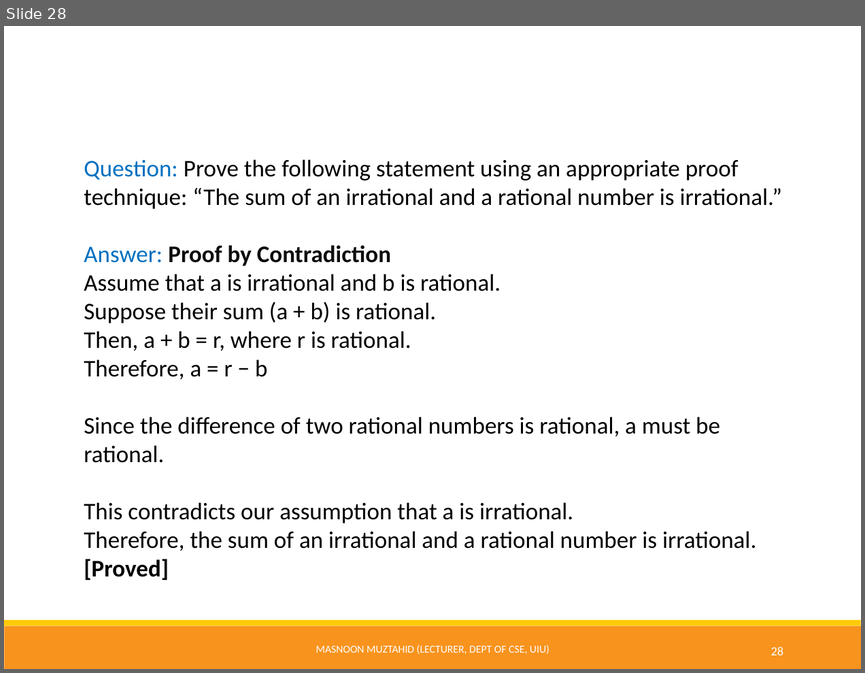
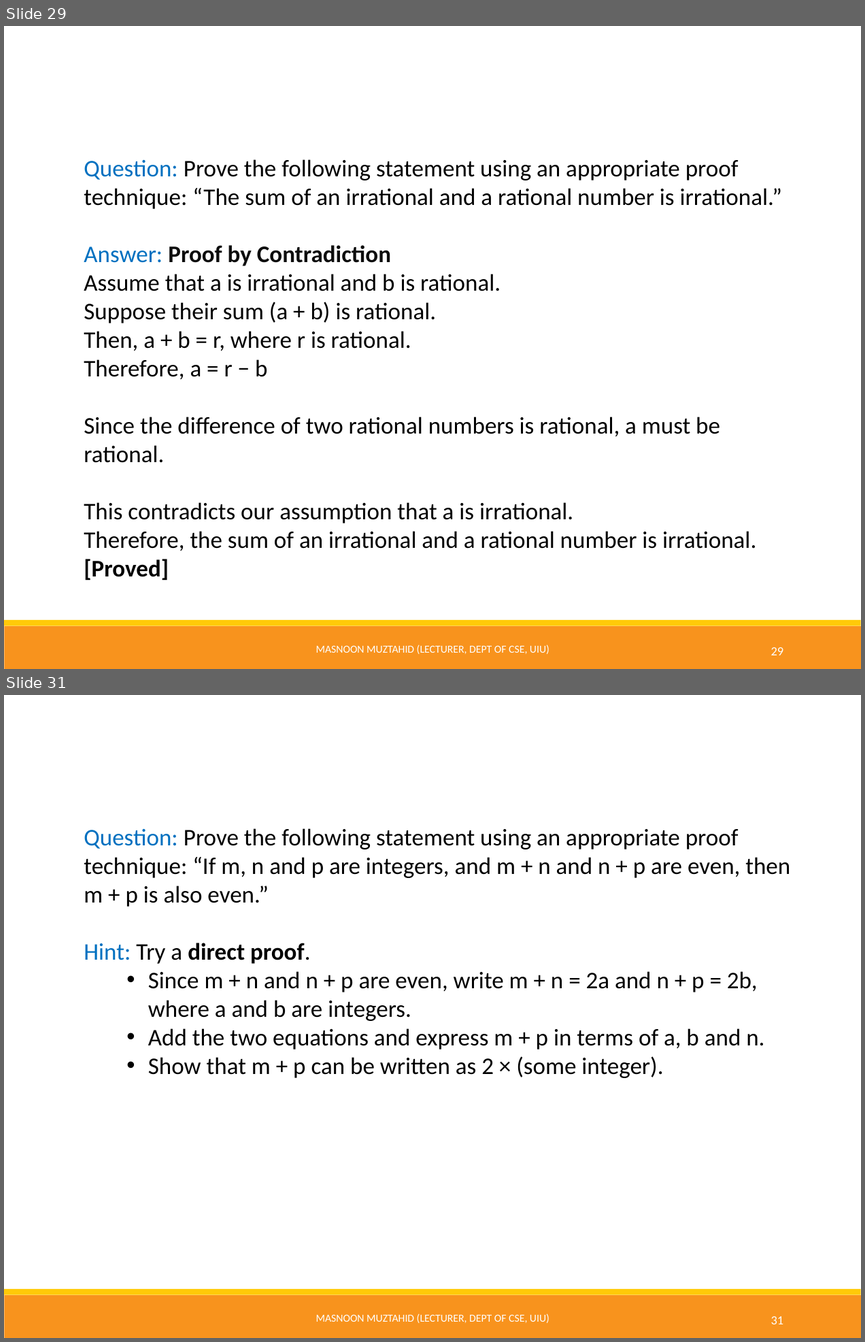
Before and after one commit to Muztahid202/UIU-Discrete_Math_Resources, a slide deck: Proof Technique.pptx. Shown one above the other, each under a label of ours: slide 28 before the commit, slides 29 and 31 after it; the slides between them are not shown. The pictures are 865x673 and 865x1342 pixels, drawn with LibreOffice and Linux fonts; fonts in the diff are those of the drawing. Boxes give left, top, right and bottom in pixels: in the first picture for what was removed or moved away, otherwise in the second. Text is boxed around its words. In the diff, an @@ line names an element or a change of style, - is before the commit and + after.

Commit message:
proof technique updated and sets added

```diff
--- a/Proof Technique.pptx
+++ b/Proof Technique.pptx
@@ slide 31 added at box(4, 695, 861, 1338), background #FFFFFF; not listed: 2 template elements that a slide beside it also shows @@
@@ text added at box(84, 828, 790, 1078), 20 pt, text #000000 @@
+Question: Prove the following statement using an appropriate proof technique: “If m, n and p are integers, and m + n and n + p are even, then m + p is also even.”
+Hint: Try a direct proof.
+• Since m + n and n + p are even, write m + n = 2a and n + p = 2b, where a and b are integers.
+• Add the two equations and express m + p in terms of a, b and n.
+• Show that m + p can be written as 2 × (some integer).
@@ text added at box(316, 1313, 549, 1323), 9 pt, text #FFFFFF @@
+MASNOON MUZTAHID (LECTURER, DEPT OF CSE, UIU)
@@ page number added at box(771, 1316, 784, 1324), 10.5 pt, text #FFFFFF @@
+31
@@ what was slide 28 is now slide 29 @@
@@ page number at box(771, 647, 784, 655): text changed @@
-28
+29
```
Also in this commit, not shown: 3 other slides added, 1 other file.
